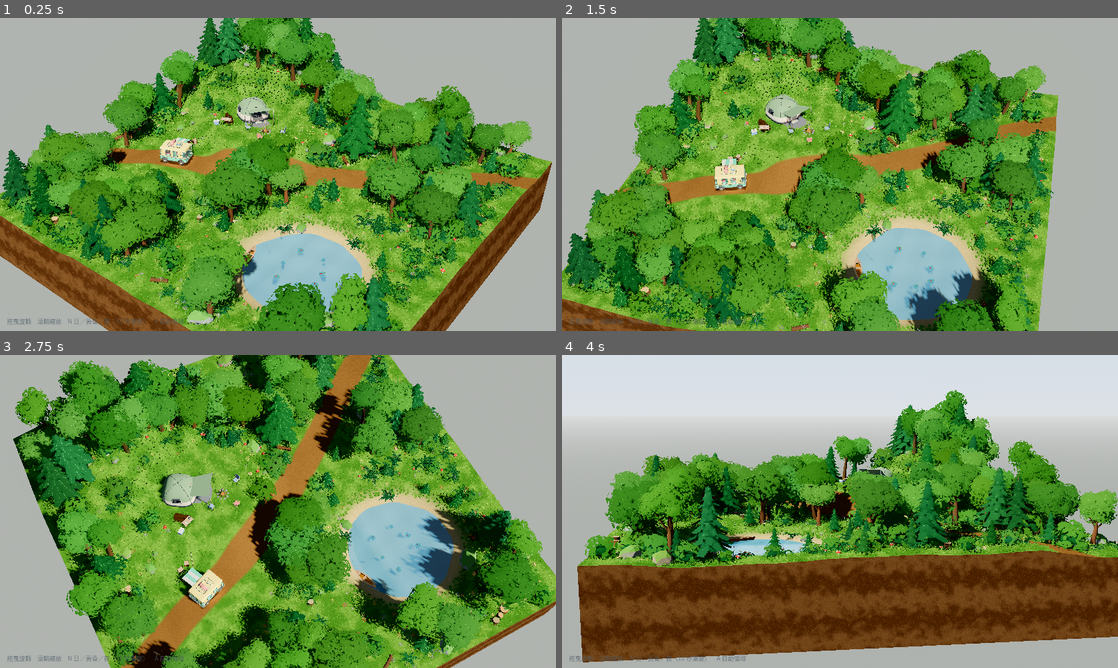
Above: before the commit, frames 1-4 (two rows, left to right).
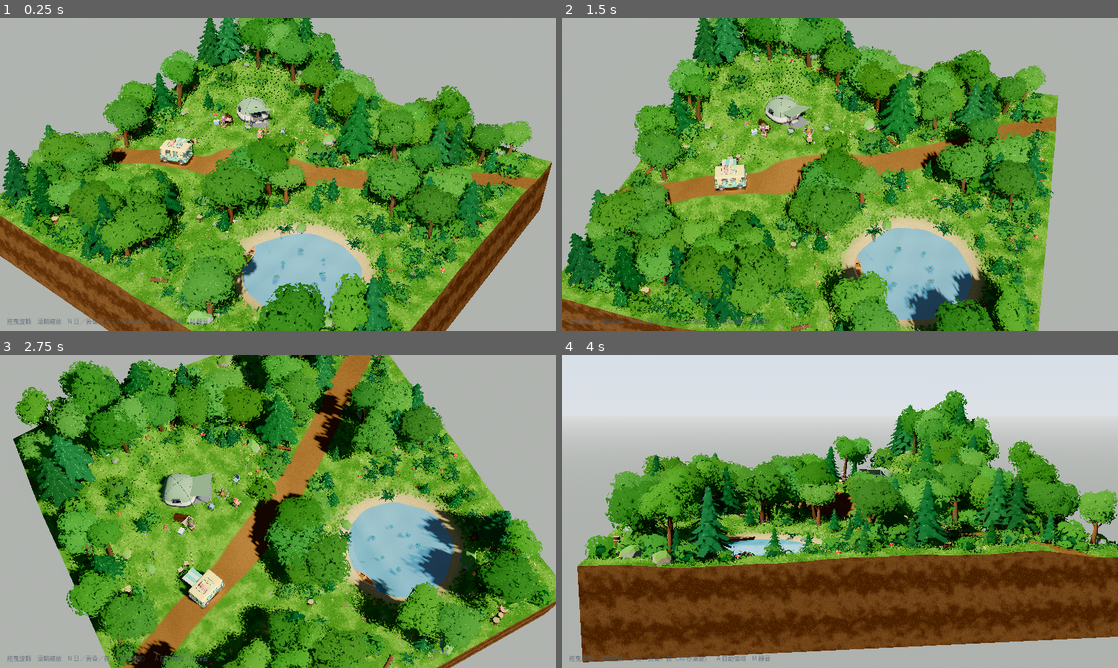
Above: after the commit, the same moments.

Repository: AirNoir/silent-camping
Game: Godot game, scene res://forest.tscn
The game is run twice, just before and just after one commit, with the same random seed, the same clock (stepped at 60 frames per second) and the same inputs.
Inputs (mouse positions are in pixels of both pictures, inside the frame that each line leads up to):
- Up to frame 1 (0.25 s): no input
- Up to frame 2 (1.5 s): tap Enter at 0.5 s; move the mouse to (962, 158) at 0.52 s; hold D 0.53-1.25 s; tap M at 0.6 s; click (962, 158) at 0.67 s; tap Space at 0.77 s; drag from (728, 190) to (812, 237) at 1.27 s
- Up to frame 3 (2.75 s): move the mouse to (333, 442) at 2.02 s; hold D from 2.03 s (still down); tap N at 2.1 s; tap M at 2.3 s
- Up to frame 4 (4 s): release D at 2.75 s; drag from (812, 574) to (673, 464) at 2.77 s; move the mouse to (1006, 558) at 3.52 s; hold A from 3.53 s (still down); tap Q at 3.6 s; tap Space at 3.77 s; tap M at 3.8 s

The runs differ from the first frame. In frame 1, 0.1% of the frame differs, in the area x 8-92%, y 25-99%; in frame 2, 0.1%; in frame 3, 0.1%, in the area x 19-98%, y 0-100%; in frame 4, less than 0.1%.

Commit message:
Add two chibi campers, synthesized ambient audio and steam
- proplib: jointed multi-part characters exported as one GLB each (camper_roast on the
  red chair toasting a marshmallow, camper_brew on a crate pouring a gooseneck kettle),
  coffee_set and marshmallow_bag props; B.rings()/_dome() for hats and hair
- forest.gd: place_scene() keeps the GLB node hierarchy, _campers_tick() sway/nod/pour
  animation (delta-based so Movie Maker does not speed it up), pour stream follows the
  spout empty, _steam() particles on the mug and the tripod kettle
- audio: tools/gen_audio.py synthesizes five seamless loops with numpy (wind, birds,
  crickets+owl, fire, pond); _build_audio() plays them with volumes in TOD_PRESETS,
  fire/pond as 3D sources; M key and --mute
- gen_assets.py only= prefix filter; PROP_MATS specular override fixed; README; ignore __pycache__

Co-Authored-By: Claude Fable 5.1 <noreply@anthropic.com>

Diff:
--- a/scripts/forest.gd
+++ b/scripts/forest.gd
@@ -50,6 +50,11 @@
 	"bagCoral": {"roughness": 0.85}, "coolerBlue": {"roughness": 0.35, "clearcoat": 0.3},
 	"tentGreen": {"roughness": 0.95}, "tentBeige": {"roughness": 0.95}, "tentFloor": {"roughness": 0.9}, "tentMesh": {"roughness": 1.0},
 	"rubber": {"roughness": 0.85}, "canvas": {"roughness": 0.95}, "canvasTrim": {"roughness": 0.95},
+	# 露營者
+	"skin": {"roughness": 0.7}, "eyeDark": {"roughness": 0.15}, "blush": {"roughness": 0.8},
+	"puffMustard": {"roughness": 0.5}, "fleecePlum": {"roughness": 0.95}, "beanieRed": {"roughness": 0.95},
+	"mitten": {"roughness": 0.8}, "toast": {"roughness": 0.6},
+	"copper": {"roughness": 0.3, "metallic": 0.85}, "dripperTerra": {"roughness": 0.45, "clearcoat": 0.25}, "coffee": {"roughness": 0.15},
 }
 
 const GROUND_SHADER := """
@@ -239,6 +244,19 @@
 var flame_shader: Shader
 var bulb_mats_all: Array[StandardMaterial3D] = []
 
+# 露營者：程式動畫（{n, base, terms=[[axis, amp, hz, phase], …]}）、手沖壺與水柱
+var anims: Array[Dictionary] = []
+var anim_t := 0.0
+var kettle: Node3D
+var kettle_tip: Node3D
+var pour: Node3D
+var pour_y := 0.0
+
+# 環境音：名稱 → AudioStreamPlayer（風、鳥、蟲）或 AudioStreamPlayer3D（營火、池塘）；音量在 TOD_PRESETS 的 a_* 鍵
+var amb := {}
+var muted := false
+const AMB_BASE_DB := {"wind": -10.0, "birds": -9.0, "crickets": -9.0, "fire": 2.0, "water": -4.0}
+
 ## 三個時段的所有參數（float / Color / Vector3 都可以線性插值）
 const TOD_PRESETS := {
 	TimeOfDay.DAY: {
@@ -249,6 +267,7 @@
 		"sun_rot": Vector3(-44, 32, 0), "sun_c": Color(1.0, 0.95, 0.85), "sun_e": 1.3, "sun_body": 0.0,
 		"head": 0.0, "cabin": 1.0, "fire": 1.6, "fire_r": 4.5, "lantern": 0.0, "tent": 0.0, "bulbs": 0.5,
 		"ff": 0.0, "head_glow": 0.0, "tail_glow": 0.0,
+		"a_wind": 0.7, "a_birds": 1.0, "a_crickets": 0.0, "a_fire": 0.8, "a_water": 0.6,
 	},
 	TimeOfDay.DUSK: {
 		"sky_top": Color(0.30, 0.34, 0.62), "sky_h": Color(1.0, 0.72, 0.46), "gnd_h": Color(0.78, 0.58, 0.48), "gnd_b": Color(0.30, 0.26, 0.30),
@@ -258,6 +277,7 @@
 		"sun_rot": Vector3(-18, 62, 0), "sun_c": Color(1.0, 0.74, 0.44), "sun_e": 1.7, "sun_body": 0.0,
 		"head": 3.0, "cabin": 1.6, "fire": 3.0, "fire_r": 5.5, "lantern": 1.4, "tent": 1.0, "bulbs": 2.2,
 		"ff": 1.2, "head_glow": 2.0, "tail_glow": 1.2,
+		"a_wind": 0.5, "a_birds": 0.35, "a_crickets": 0.7, "a_fire": 1.0, "a_water": 0.6,
 	},
 	TimeOfDay.NIGHT: {
 		"sky_top": Color(0.02, 0.03, 0.09), "sky_h": Color(0.09, 0.11, 0.22), "gnd_h": Color(0.06, 0.07, 0.12), "gnd_b": Color(0.02, 0.02, 0.04),
@@ -267,6 +287,7 @@
 		"sun_rot": Vector3(-52, 140, 0), "sun_c": Color(0.55, 0.65, 0.95), "sun_e": 0.42, "sun_body": 1.0,   # 1 = 月亮
 		"head": 6.0, "cabin": 3.0, "fire": 4.5, "fire_r": 7.0, "lantern": 2.5, "tent": 2.0, "bulbs": 3.0,
 		"ff": 2.5, "head_glow": 3.5, "tail_glow": 2.0,
+		"a_wind": 0.35, "a_birds": 0.0, "a_crickets": 1.0, "a_fire": 1.0, "a_water": 0.5,
 	},
 }
 var sun: DirectionalLight3D
@@ -321,6 +342,7 @@
 	_build_understory()
 	_build_props()
 	_build_dust()
+	_build_audio()
 	_build_camera()
 	_build_help()
 	set_time(TimeOfDay.DAY, true)
@@ -368,6 +390,9 @@
 			tod_debug = true
 		elif arg == "--auto":
 			auto_cycle = true
+		elif arg == "--mute":
+			muted = true
+			_apply_state(tod_cur)
 		elif arg.begins_with("--demo="):
 			demo_len = float(arg.trim_prefix("--demo="))
 			cam_locked = true
@@ -679,7 +704,15 @@
 	var path := ("res://assets/" + model_name + ".glb") if "/" in model_name else (NATURE + model_name + ".glb")
 	var sc: Node3D = (load(path) as PackedScene).instantiate()
 	var mi: MeshInstance3D = sc.find_children("*", "MeshInstance3D", true, false)[0]
-	var mesh: ArrayMesh = mi.mesh.duplicate()
+	var result := [_style_mesh(mi.mesh), mi.transform]
+	_mesh_cache[model_name] = result
+	sc.free()
+	return result
+
+
+func _style_mesh(src: Mesh) -> ArrayMesh:
+	## 複製一份 mesh，把 Blender 端的材質名稱換成森林配色／PROP_MATS 質感／葉子與火焰 shader
+	var mesh: ArrayMesh = src.duplicate()
 	for i in mesh.get_surface_count():
 		var m := mesh.surface_get_material(i) as StandardMaterial3D
 		if m == null:
@@ -718,7 +751,8 @@
 				m.cull_mode = BaseMaterial3D.CULL_DISABLED
 			if pmv.has("specular"):
 				m.metallic_specular = pmv["specular"]
-			m.metallic_specular = 0.5
+			else:
+				m.metallic_specular = 0.5
 		elif not m.emission_enabled:
 			m.roughness = 0.9
 		if m.emission_enabled and m.resource_name in ["flameOrange", "flameYellow"]:
@@ -740,10 +774,7 @@
 				night_mats[m.resource_name] = []
 			night_mats[m.resource_name].append(m)
 		mesh.surface_set_material(i, m)
-	var result := [mesh, mi.transform]
-	_mesh_cache[model_name] = result
-	sc.free()
-	return result
+	return mesh
 
 
 func place_multimesh(model_name: String, xf: Array[Transform3D], cols: Array[Color], shadows := true) -> void:
@@ -774,6 +805,16 @@
 	mi.transform = Transform3D(Basis(Vector3.UP, rot).scaled(Vector3.ONE * s), Vector3(x, y, z)) * km[1]
 	add_child(mi)
 	return mi
+
+
+func place_scene(model_name: String, x: float, z: float, rot := 0.0, y_off := 0.0) -> Node3D:
+	## 多零件的 GLB（露營者）：保留節點階層原樣放進場景，每個 MeshInstance3D 的材質都過一次 _style_mesh
+	var sc: Node3D = (load("res://assets/" + model_name + ".glb") as PackedScene).instantiate()
+	for mi: MeshInstance3D in sc.find_children("*", "MeshInstance3D", true, false):
+		mi.mesh = _style_mesh(mi.mesh)
+	sc.transform = Transform3D(Basis(Vector3.UP, rot), Vector3(x, h(x, z) + y_off, z))
+	add_child(sc)
+	return sc
 
 
 func _xf(x: float, z: float, s: float, y_off := 0.0) -> Transform3D:
@@ -908,6 +949,10 @@
 		var d: Vector2 = FIRE - cp
 		place_one(chairs[i], cp.x, cp.y, 1.0, atan2(-d.y, d.x), 0.0)   # 椅子（模型 +X）面向營火
 	place_one("gen/camp_table", TABLE.x, TABLE.y, 1.0, 0.35, 0.0)
+	_build_campers(FIRE + offs[1])
+	# 三腳架上的水壺冒著蒸氣
+	var kt := Vector3(FIRE.x, 0.0, FIRE.y) + Basis(Vector3.UP, 1.1) * Vector3(0.28, 0.0, 0.0)
+	_steam(Vector3(kt.x, h(kt.x, kt.z) + 1.10, kt.z), 8)
 	place_one("gen/lantern", TABLE.x + 0.28, TABLE.y - 0.12, 1.0, 0.0, 0.74)
 	lantern_light = OmniLight3D.new()
 	lantern_light.position = Vector3(TABLE.x + 0.28, h(TABLE.x + 0.28, TABLE.y - 0.12) + 1.0, TABLE.y - 0.12)
@@ -966,6 +1011,128 @@
 	place_one("gen/rock_large_B", POND.x - 3.8, POND.y - 4.9, 2.2, 1.9, -0.06)
 
 
+func _build_campers(chair: Vector2) -> void:
+	# 烤棉花糖的：坐在紅椅子上，跟椅子同一個朝向（模型 +X 面向營火）
+	var d: Vector2 = FIRE - chair
+	var rot := atan2(-d.y, d.x)
+	var roaster := place_scene("gen/camper_roast", chair.x, chair.y, rot, 0.0)
+	_anim(roaster.find_child("*_arms", true, false), Vector3.ZERO, [[2, 0.06, 0.28, 0.0], [1, 0.045, 0.19, 1.3]])
+	_anim(roaster.find_child("*_head", true, false), Vector3.ZERO, [[2, 0.05, 0.22, 2.0], [0, 0.04, 0.15, 0.7]])
+	var side := Basis(Vector3.UP, rot) * Vector3(-0.1, 0.0, 0.5)
+	place_one("gen/marshmallow_bag", chair.x + side.x, chair.y + side.z, 1.0, rot + 0.4, 0.0)
+	# 手沖咖啡的：站在桌邊的木箱上（桌子對 2.9 頭身來說太高），壺嘴正對桌上的濾杯
+	var tb := Basis(Vector3.UP, 0.35)   # 桌子的朝向（和 place_one 給桌子的 rot 一樣）
+	var tp := Vector3(TABLE.x, 0.0, TABLE.y)
+	var bp := tp + tb * Vector3(-0.05, 0.0, 0.64)
+	place_one("gen/crate_A", bp.x, bp.z, 1.0, 0.35, 0.0)
+	var brewer := place_scene("gen/camper_brew", bp.x, bp.z, 0.35 + PI / 2.0, 0.38)
+	_anim(brewer.find_child("*_head", true, false), Vector3(0.0, 0.0, -0.12), [[2, 0.03, 0.25, 0.0], [1, 0.04, 0.16, 1.1]])
+	_anim(brewer.find_child("*_arm_l", true, false), Vector3.ZERO, [[2, 0.03, 0.23, 0.5]])
+	kettle = brewer.find_child("*_kettle", true, false)
+	kettle_tip = brewer.find_child("*_tip", true, false)
+	pour = brewer.find_child("*_pour", true, false)
+	var cs := tp + tb * Vector3(0.09, 0.0, 0.0)
+	place_one("gen/coffee_set", cs.x, cs.z, 1.0, 0.35, 0.74)
+	pour_y = h(cs.x, cs.z) + 0.74 + 0.19   # 水柱落到濕咖啡粉那一層
+	var mug := tp + tb * Vector3(-0.02, 0.0, -0.10)   # 旁邊那杯沖好的
+	_steam(Vector3(mug.x, h(mug.x, mug.z) + 0.74 + 0.11, mug.z), 10)
+
+
+func _anim(n: Node3D, base: Vector3, terms: Array) -> void:
+	if n != null:
+		anims.append({"n": n, "base": base, "terms": terms})
+
+
+func _campers_tick(delta: float) -> void:
+	anim_t += delta   # 用累加的 delta 而不是 ticks：Movie Maker 慢速渲染時動畫才不會被加速
+	var t := anim_t
+	for a in anims:
+		var r: Vector3 = a["base"]
+		for tm in a["terms"]:
+			r[tm[0]] += tm[1] * sin(t * tm[2] * TAU + tm[3])
+		(a["n"] as Node3D).rotation = r
+	if kettle == null:
+		return
+	# 手沖：每 7 秒一輪——舉壺傾倒 3 秒、放回；水柱跟著壺嘴走、長度縮放到濾杯口
+	var p := fmod(t, 7.0)
+	var tilt := smoothstep(0.6, 1.6, p) * (1.0 - smoothstep(4.2, 5.2, p))
+	kettle.rotation.z = -0.42 * tilt
+	var tip := kettle_tip.global_position
+	pour.visible = tilt > 0.6
+	pour.global_position = tip
+	pour.scale.y = maxf(0.05, (tip.y - pour_y) / 0.3)
+
+
+func _steam(pos: Vector3, amount: int) -> void:
+	var fx := CPUParticles3D.new()
+	fx.amount = amount
+	fx.lifetime = 2.4
+	fx.preprocess = 2.4
+	fx.position = pos
+	fx.emission_shape = CPUParticles3D.EMISSION_SHAPE_SPHERE
+	fx.emission_sphere_radius = 0.03
+	fx.direction = Vector3.UP
+	fx.spread = 12.0
+	fx.gravity = Vector3.ZERO
+	fx.initial_velocity_min = 0.10
+	fx.initial_velocity_max = 0.16
+	var sc := Curve.new()
+	sc.add_point(Vector2(0.0, 0.4))
+	sc.add_point(Vector2(1.0, 1.6))
+	fx.scale_amount_curve = sc
+	var g := Gradient.new()
+	g.set_color(0, Color(1, 1, 1, 0.0))
+	g.set_color(1, Color(1, 1, 1, 0.0))
+	g.add_point(0.25, Color(1, 1, 1, 0.35))
+	fx.color_ramp = g
+	var q := QuadMesh.new()
+	q.size = Vector2(0.06, 0.06)
+	var m := StandardMaterial3D.new()
+	m.shading_mode = BaseMaterial3D.SHADING_MODE_UNSHADED
+	m.transparency = BaseMaterial3D.TRANSPARENCY_ALPHA
+	m.albedo_color = Color(1, 1, 1, 0.5)
+	m.vertex_color_use_as_albedo = true
+	m.billboard_mode = BaseMaterial3D.BILLBOARD_PARTICLES
+	q.material = m
+	fx.mesh = q
+	fx.cast_shadow = GeometryInstance3D.SHADOW_CASTING_SETTING_OFF
+	add_child(fx)
+
+
+func _build_audio() -> void:
+	# 風／鳥／蟲是不定位的環境層；營火與池塘是 3D 音源，鏡頭推近營地時火聲會變大、轉到另一側會偏到一邊
+	for nm: String in ["wind", "birds", "crickets"]:
+		var p := AudioStreamPlayer.new()
+		p.stream = _loop_stream(nm)
+		p.volume_db = -80.0
+		add_child(p)
+		p.play()
+		amb[nm] = p
+	var spots := {"fire": Vector3(FIRE.x, h(FIRE.x, FIRE.y) + 0.4, FIRE.y), "water": Vector3(POND.x, WATER_Y + 0.2, POND.y)}
+	for nm: String in spots:
+		var p3 := AudioStreamPlayer3D.new()
+		p3.stream = _loop_stream(nm)
+		p3.position = spots[nm]
+		p3.unit_size = 10.0 if nm == "fire" else 12.0
+		p3.max_db = 3.0
+		p3.attenuation_filter_cutoff_hz = 6000.0
+		p3.volume_db = -80.0
+		add_child(p3)
+		p3.play()
+		amb[nm] = p3
+
+
+func _loop_stream(nm: String) -> AudioStream:
+	var s: AudioStream = load("res://audio/%s.ogg" % nm)
+	if s is AudioStreamOggVorbis:
+		(s as AudioStreamOggVorbis).loop = true
+	elif s is AudioStreamWAV:
+		var w := s as AudioStreamWAV
+		w.loop_mode = AudioStreamWAV.LOOP_FORWARD
+		w.loop_end = w.data.size() / 4
+	return s
+
+
 func _string_lights(a: Vector3, b: Vector3, bulbs: int) -> void:
 	var rope_mat := StandardMaterial3D.new()
 	rope_mat.albedo_color = Color(0.25, 0.22, 0.2)
@@ -1129,6 +1296,10 @@
 			auto_cycle = not auto_cycle
 			auto_timer = 0.0
 			return
+		if kc == KEY_M:
+			muted = not muted
+			_apply_state(tod_cur)
+			return
 	if cam_locked:
 		return
 	if event is InputEventMouseButton:
@@ -1156,6 +1327,7 @@
 			auto_timer = 0.0
 			set_time((tod + 1) % 3)
 	_flicker()
+	_campers_tick(delta)
 	if cam_locked:
 		idle = 0.0
 	if bench:
@@ -1324,6 +1496,10 @@
 	dust_mat.emission_enabled = ff > 0.02
 	dust_mat.emission = Color(0.6, 1.0, 0.3)
 	dust_mat.emission_energy_multiplier = ff
+	# 環境音：a_* 是線性音量（0–1），配上每一層的基準 dB；靜音或 0 就壓到 -80 dB
+	for nm: String in amb:
+		var v: float = st.get("a_" + nm, 0.0)
+		(amb[nm] as Node).set("volume_db", -80.0 if (muted or v < 0.005) else AMB_BASE_DB[nm] + linear_to_db(v))
 	# 車燈罩、尾燈自發光
 	for nm: String in NIGHT_MATS:
 		var e: float = st["head_glow"] if nm == "headlightGlass" else st["tail_glow"]
@@ -1339,7 +1515,7 @@
 	var font := SystemFont.new()
 	font.font_names = PackedStringArray(["PingFang TC", "Heiti TC", "Noto Sans CJK TC", "sans-serif"])
 	var l := Label.new()
-	l.text = "拖曳旋轉　滾輪縮放　N 日／黃昏／夜（10 秒漸變）　A 自動循環"
+	l.text = "拖曳旋轉　滾輪縮放　N 日／黃昏／夜（30 秒漸變）　A 自動循環　M 靜音"
 	l.add_theme_font_override("font", font)
 	l.add_theme_font_size_override("font_size", 14)
 	l.add_theme_color_override("font_color", Color(0.3, 0.35, 0.4, 0.7))
Binary file added: assets/gen/camper_brew.glb
Not shown, added: assets/gen/camper_brew.glb.import
Binary file added: assets/gen/camper_roast.glb
Not shown, added: assets/gen/camper_roast.glb.import
Binary file added: assets/gen/coffee_set.glb
Not shown, added: assets/gen/coffee_set.glb.import
Binary file added: assets/gen/marshmallow_bag.glb
Not shown, added: assets/gen/marshmallow_bag.glb.import
Not shown, added: audio/birds.ogg.import
Not shown, added: audio/crickets.ogg.import
Not shown, added: audio/fire.ogg.import
Not shown, added: audio/water.ogg.import
(and 21 more such lines)
